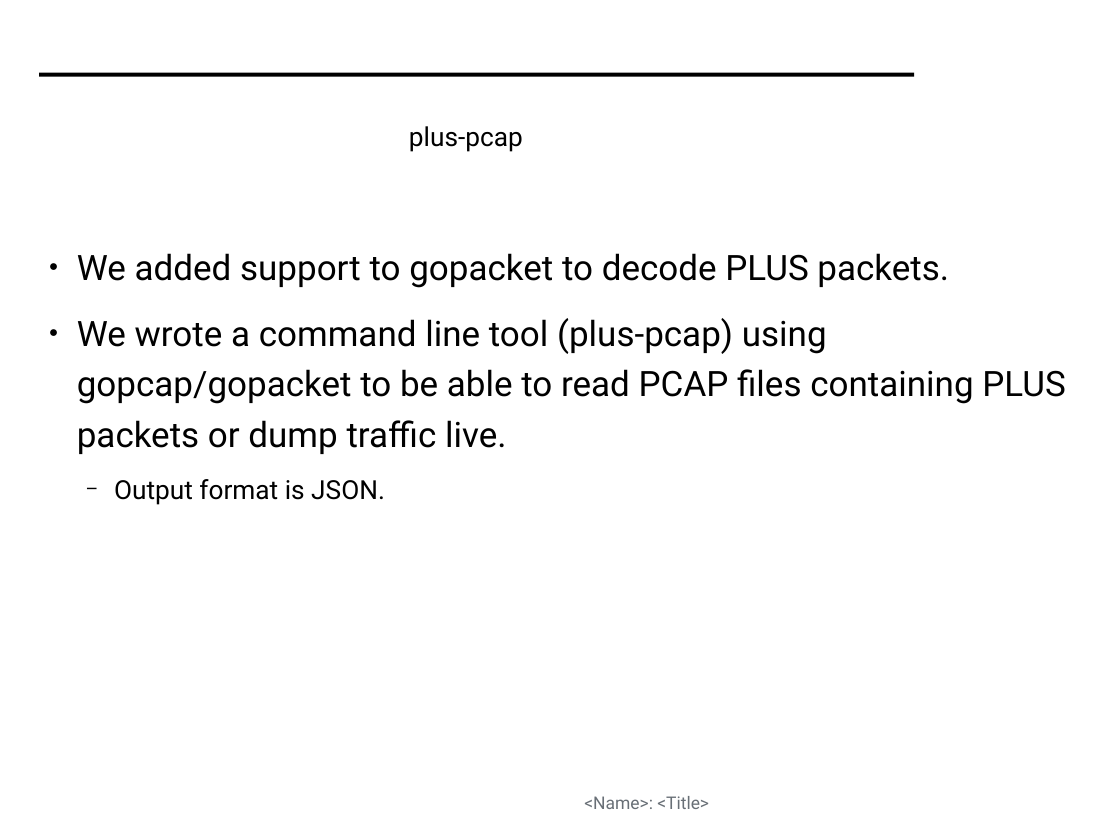
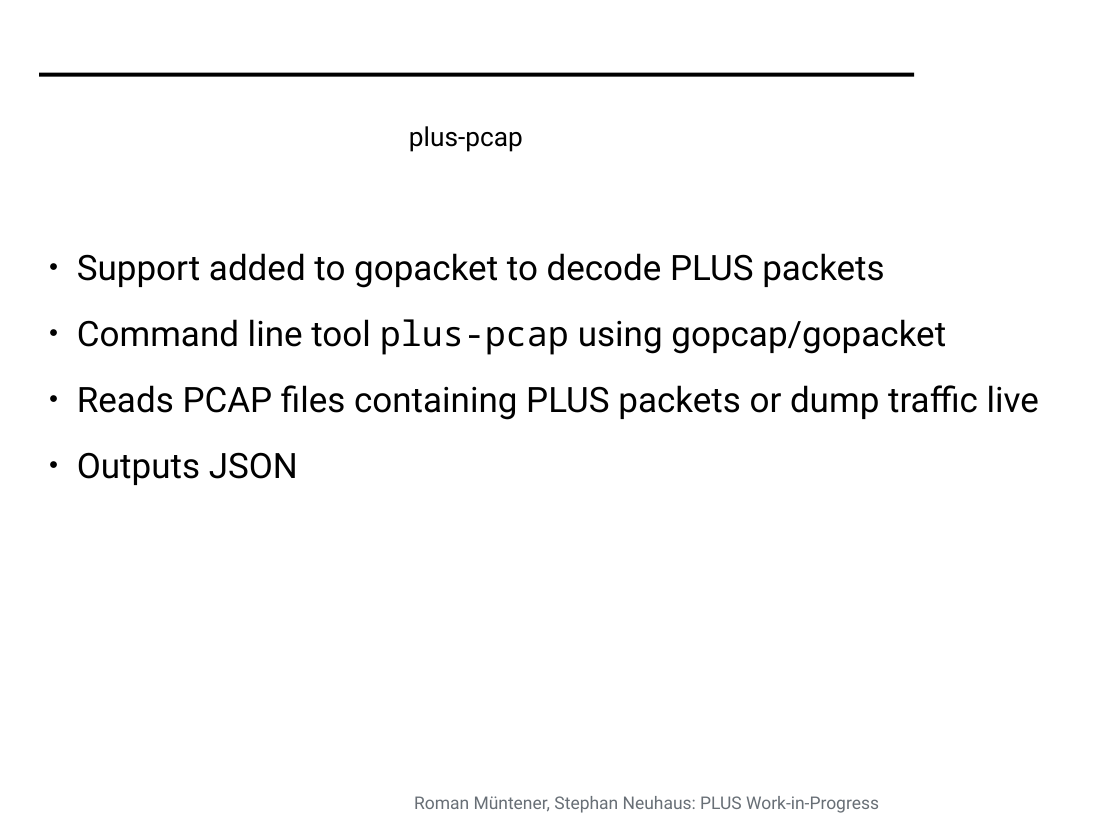
Before and after one commit to mami-project/roadshows, a slide deck: slide 17 of mami-oslo/PLUS_WIP.odp (slide 13 before the commit). Drawn at 1120x840 pixels with LibreOffice and Linux fonts; fonts in the diff are those of the drawing; background and template pictures are left out. Boxes give left, top, right and bottom in pixels: in the first picture for what was removed or moved away, otherwise in the second. Text is boxed around its words. In the diff, an @@ line names an element or a change of style, - is before the commit and + after.

Commit message:
More on PLUS

```diff
--- a/mami-oslo/PLUS_WIP.odp
+++ b/mami-oslo/PLUS_WIP.odp
@@ text at <box>77,253,1039,485</box>: text changed @@
-● We added support to gopacket to decode PLUS packets.
-● We wrote a command line tool (plus-pcap) using gopcap/gopacket to be able to read PCAP files containing PLUS packets or dump traffic live.
-  − Output format is JSON.
+● Support added to gopacket to decode PLUS packets
+● Command line tool plus-pcap using gopcap/gopacket
+● Reads PCAP files containing PLUS packets or dump traffic live
+● Outputs JSON
@@ text at <box>414,796,879,813</box>: text changed @@
-<Name>: <Title>
+Roman Müntener, Stephan Neuhaus: PLUS Work-in-Progress
```
Also in this commit, not shown: 12 other slides changed, 5 slides added, 1 slide removed.
